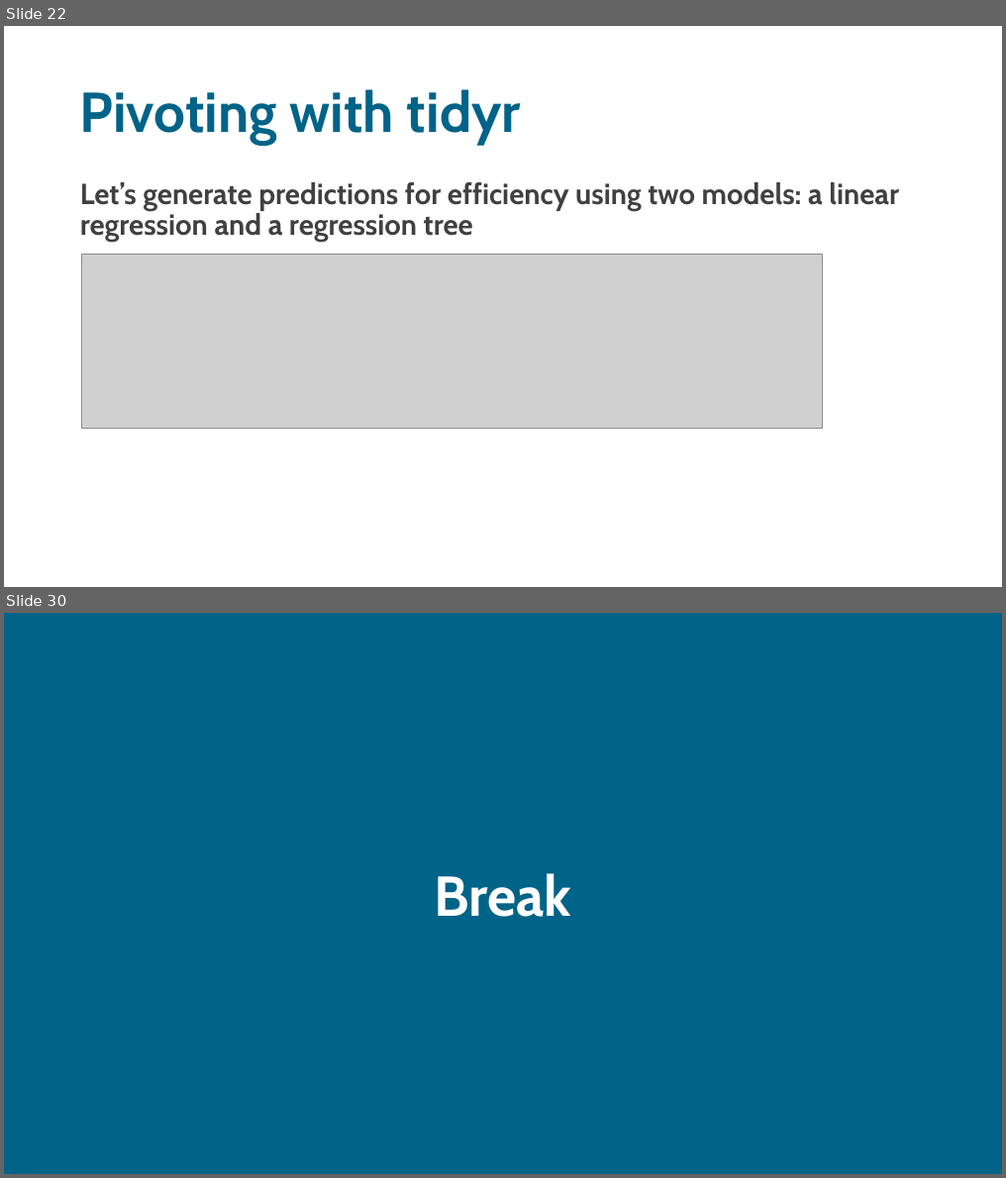
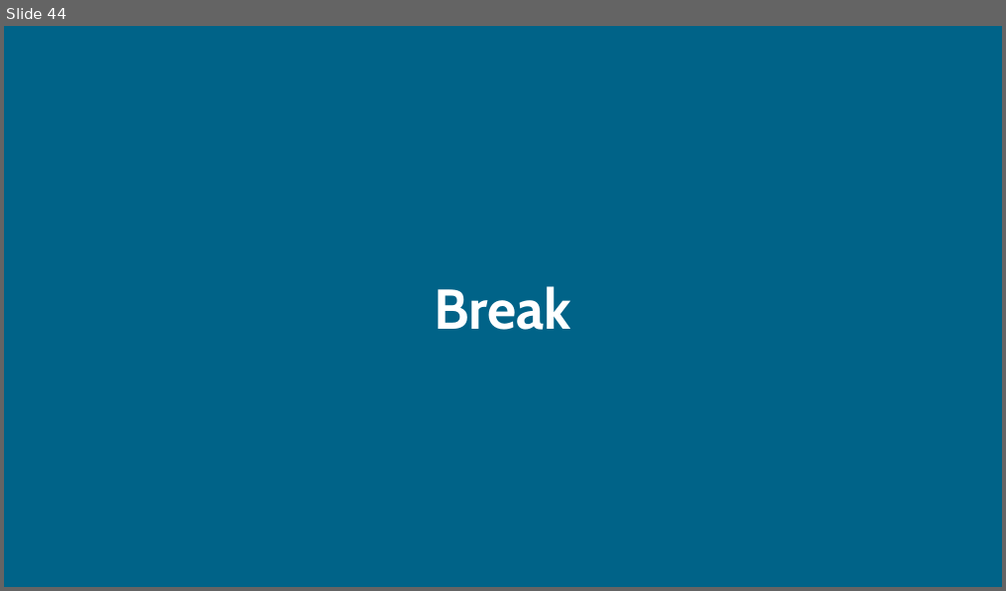
Before and after one commit to sodascience/workshop_causal_impact_assessment, a slide deck: lectures/03_synthetic_control/synthetic_control.pptx. Shown one above the other, each under a label of ours: slides 22 and 30 before the commit, slide 44 after it; the slides between them are not shown. The pictures are 1006x1178 and 1006x591 pixels, drawn with LibreOffice and Linux fonts; fonts in the diff are those of the drawing; grey boxes stand for pictures. Boxes give left, top, right and bottom in pixels: in the first picture for what was removed or moved away, otherwise in the second. Text is boxed around its words. In the diff, an @@ line names an element or a change of style, - is before the commit and + after.

```diff
--- a/lectures/03_synthetic_control/synthetic_control.pptx
+++ b/lectures/03_synthetic_control/synthetic_control.pptx
@@ slide 22 removed at (x1=4, y1=26, x2=1002, y2=587), background #FFFFFF @@
@@ title removed at (x1=80, y1=89, x2=521, y2=145) @@
-Pivoting with tidyr
@@ text removed at (x1=80, y1=182, x2=899, y2=243) @@
-Let’s generate predictions for efficiency using two models: a linear regression and a regression tree
@@ picture removed at (x1=82, y1=255, x2=823, y2=428) @@
@@ what was slide 30 is now slide 44 @@
```
Also in this commit, not shown: 1 slide changed, 42 slides added, 27 other slides removed, 4 other files.
